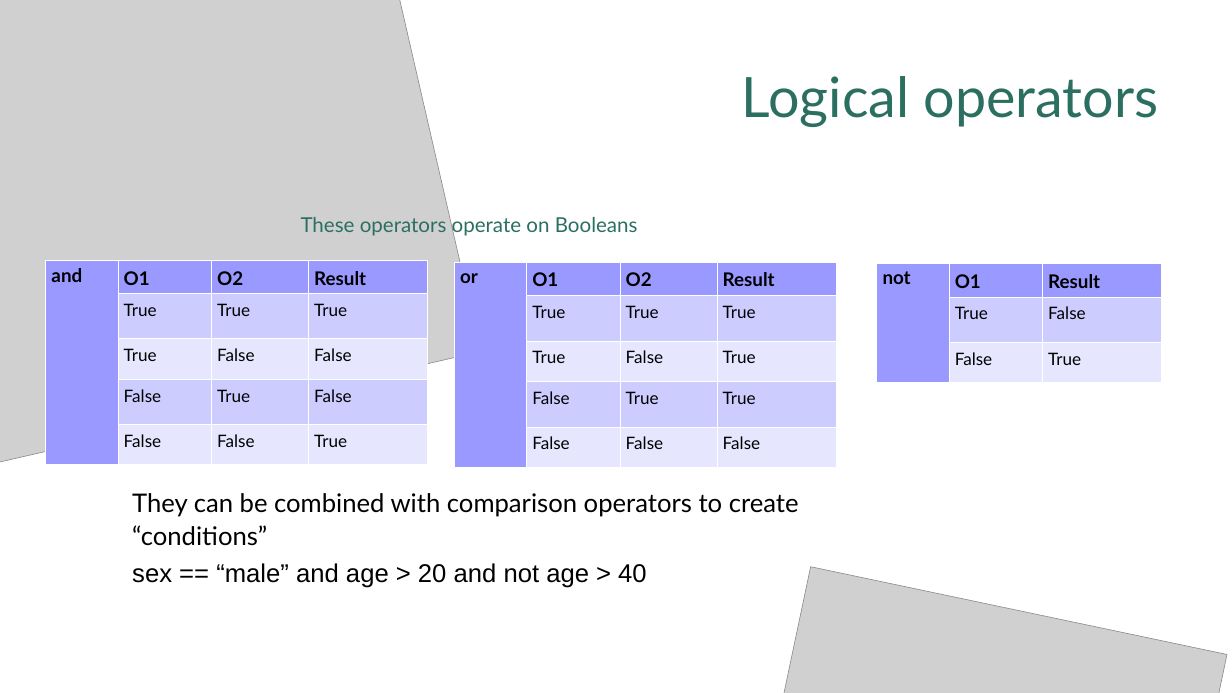
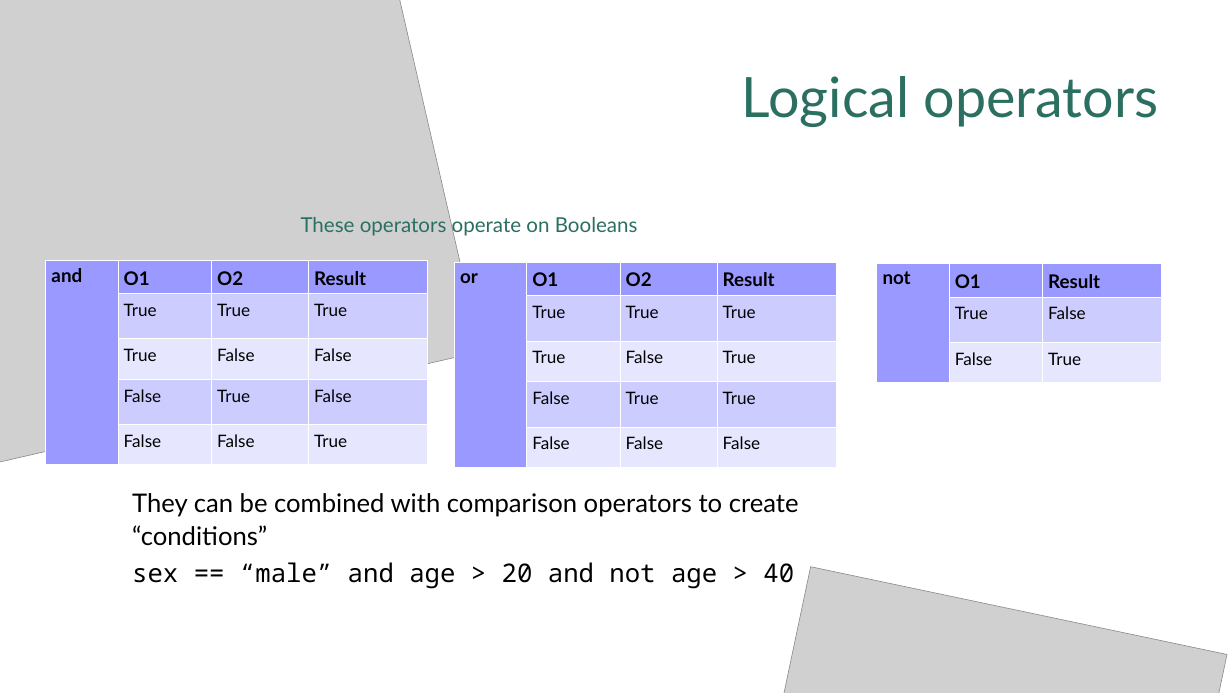
Before and after one commit to makerboxlao/training_resources, a slide deck: slide 14 of Programming_200222/intro.python.workshop.pptx. Drawn at 1232x693 pixels with LibreOffice and Linux fonts; fonts in the diff are those of the drawing; grey boxes stand for pictures; background and template pictures are left out. Boxes give left, top, right and bottom in pixels: in the first picture for what was removed or moved away, otherwise in the second. Text is boxed around its words. In the diff, an @@ line names an element or a change of style, - is before the commit and + after.

```diff
--- a/Programming_200222/intro.python.workshop.pptx
+++ b/Programming_200222/intro.python.workshop.pptx
@@ text "sex == “male” and age ..." at box(132, 562, 794, 589): font Arial to Noto Sans Mono @@
```
Also in this commit, not shown: 21 other slides changed, 1 slide added, 1 slide removed, 3 other files.
